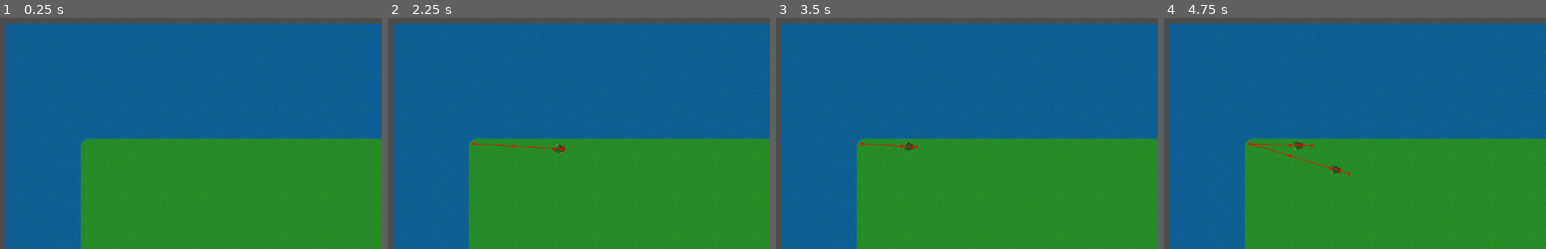
Above: before the commit, frames 1-4 (left to right).
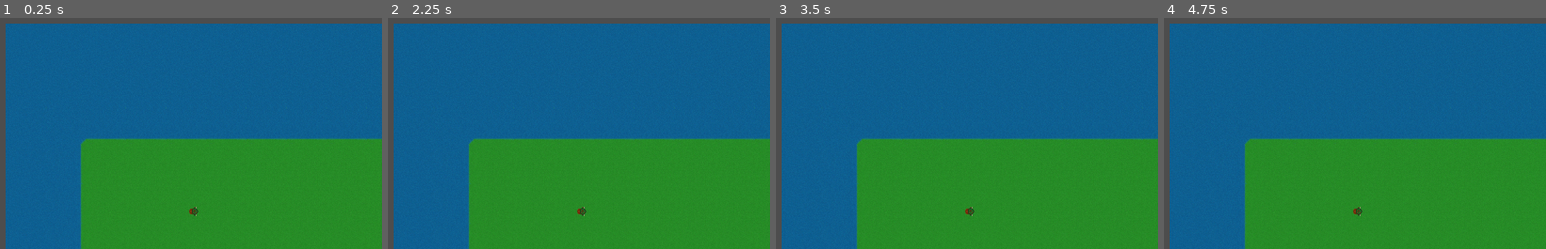
Above: after the commit, the same moments.

Repository: andreaszdw/test-godot
Game: Godot game, scene res://GameScreen.tscn
Two runs of this game, one before a commit and one after it. Both use one fixed random seed, a clock stepped at 60 frames per second and the inputs below.
Inputs (mouse positions are in pixels of both pictures, inside the frame that each line leads up to):
- Up to frame 1 (0.25 s): no input
- Up to frame 2 (2.25 s): tap Enter at 0.5, 2 s; move the mouse to (outside the picture) at 0.52 s; click (outside the picture) at 0.67 s; tap Space at 1.25 s; drag from (outside the picture) to (outside the picture) at 1.27 s; move the mouse to (outside the picture) at 2.02 s; click (outside the picture) at 2.17 s
- Up to frame 3 (3.5 s): tap Space at 2.75 s; drag from (outside the picture) to (outside the picture) at 2.77 s
- Up to frame 4 (4.75 s): tap Enter at 3.5 s; move the mouse to (1397, 91) at 3.52 s; click (1397, 91) at 3.67 s; tap Space at 4.25 s; drag from (outside the picture) to (outside the picture) at 4.27 s

The runs differ from the first frame. In frame 1, less than 0.1% of the frame differs, in the area x 49-52%, y 81-86%; in frame 2, 0.3%; in frame 3, 0.2%; in frame 4, 0.5%, in the area x 22-52%, y 53-86%.

Commit message:
some tests

Diff:
--- a/tilemap-test/GameScreen.gd
+++ b/tilemap-test/GameScreen.gd
@@ -16,7 +16,12 @@
 	var tmp_y = used_rect.size.y * tilemap.tile_set.tile_size.y
 
 	$MapCam.set_max_scroll(tmp_x, tmp_y)
-	$SpawnTimer.start()
+
+	var s = soldier.instantiate()
+	add_child(s)
+	s.position = Vector2(300, 300)
+
+	#$SpawnTimer.start()
 
 func _process(delta):
 	pass
--- a/tilemap-test/soldier.gd
+++ b/tilemap-test/soldier.gd
@@ -3,6 +3,8 @@
 var ani_sprite
 var navi_agent
 var speed = 3000.0
+var mouse_over = false
+var selected = false
 
 func _ready():
 	ani_sprite = $AnimatedSprite2D
@@ -13,10 +15,19 @@
 
 func _input(event):if event is InputEventMouseButton:
 	if event.button_index == MOUSE_BUTTON_LEFT:
-		set_movement_target(get_global_mouse_position())
+		if mouse_over:
+			selected = true
+		else:
+			selected = false
 
 func set_movement_target(mt):
 	navi_agent.target_position = mt
+
+func _process(delta):
+	if selected:
+		print("selected")
+	else:
+		print("not")
 
 func _physics_process(delta):
 	if navi_agent.is_navigation_finished():
@@ -32,8 +43,12 @@
 	move_and_slide()
 
 
-
-
 func _on_navigation_agent_2d_velocity_computed(safe_velocity):
 	velocity = safe_velocity
 	move_and_slide()
+
+func _on_mouse_entered():
+	mouse_over = true
+
+func _on_mouse_exited():
+	mouse_over = false
--- a/tilemap-test/soldier.tscn
+++ b/tilemap-test/soldier.tscn
@@ -81,6 +81,7 @@
 radius = 5.0
 
 [node name="Soldier" type="CharacterBody2D"]
+input_pickable = true
 script = ExtResource("1_ckicb")
 
 [node name="AnimatedSprite2D" type="AnimatedSprite2D" parent="."]
@@ -94,4 +95,6 @@
 path_max_distance = 500.0
 avoidance_enabled = true
 
+[connection signal="mouse_entered" from="." to="." method="_on_mouse_entered"]
+[connection signal="mouse_exited" from="." to="." method="_on_mouse_exited"]
 [connection signal="velocity_computed" from="NavigationAgent2D" to="." method="_on_navigation_agent_2d_velocity_computed"]
